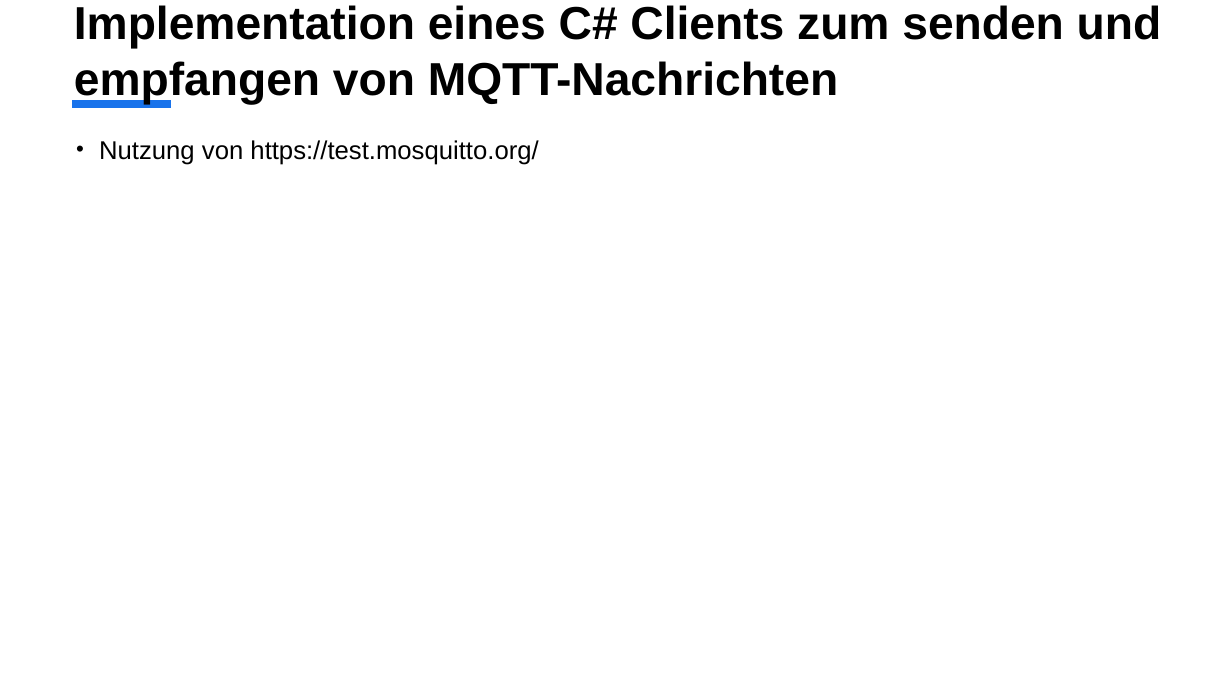
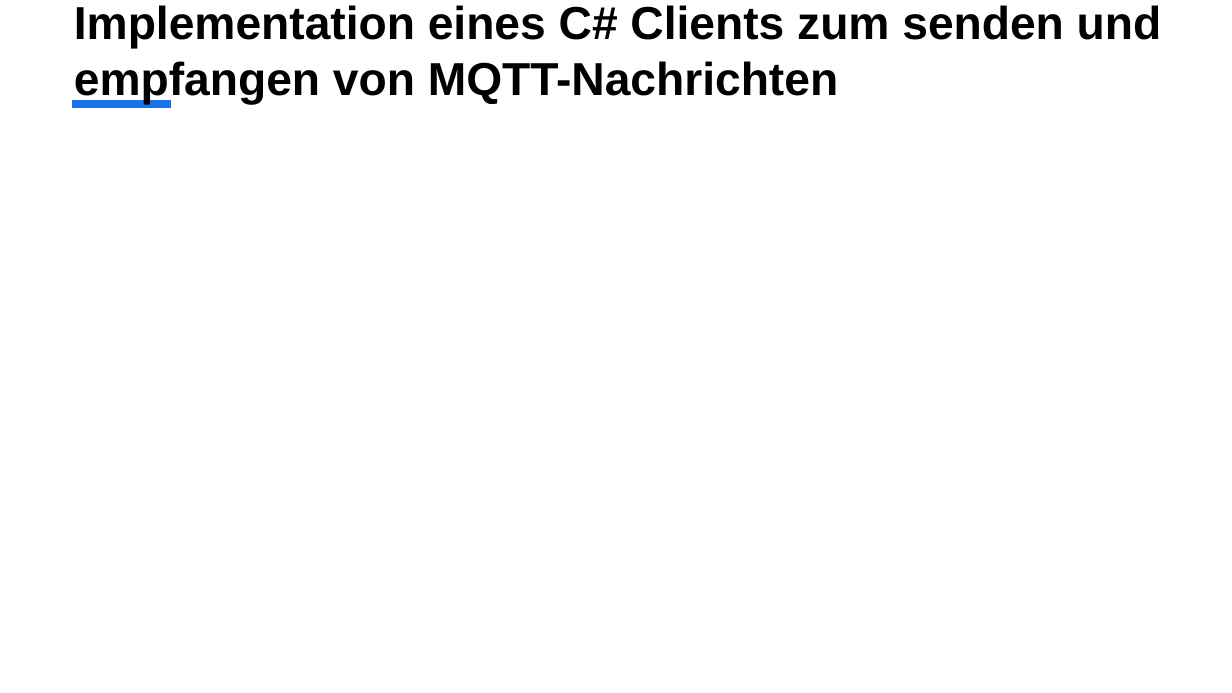
Before and after one commit to k-krauss/MQTT, a slide deck: slide 12 of Präsentation über IoT und MQTT.pptx. Drawn at 1232x693 pixels with LibreOffice and Linux fonts; fonts in the diff are those of the drawing. Boxes give left, top, right and bottom in pixels: in the first picture for what was removed or moved away, otherwise in the second. Text is boxed around its words. In the diff, an @@ line names an element or a change of style, - is before the commit and + after.

```diff
--- a/Präsentation über IoT und MQTT.pptx
+++ b/Präsentation über IoT und MQTT.pptx
@@ text removed at <box>99,140,538,165</box> @@
-• Nutzung von https://test.mosquitto.org/
```
Also in this commit, not shown: 5 other slides changed, 1 slide added, 1 slide removed, 5 other files.
